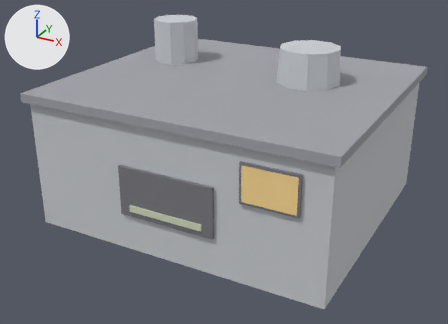
A saved change to the OBJ model Models/paste_dispenser.obj.
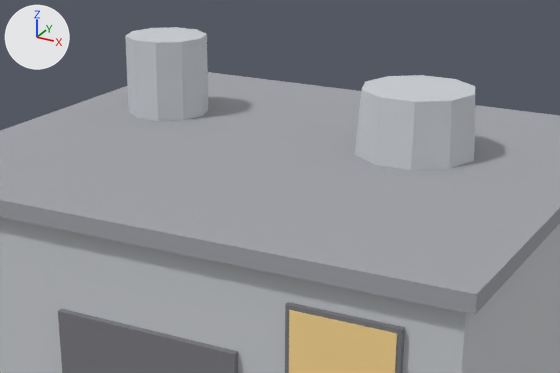
Each version is shown whole from a camera (50 mm lens) standing at (2.59, -5.13, 2.9) and looking at (-0.17, -0.12, 0.39), then close up on the part from 19% to 86% of the width and 0% to 61% of the height. The axes (+X, +Y, +Z) are drawn at upper left. The lights are the same throughout. The older version's two pictures come first. Where no turn or scale is listed for an object, it has been applied to the vertices. Vertices at exactly the same position are counted once.

The scene before the commit, as lines of its bpy script (objects in view):
```python
me_paste_dispenser = bpy.data.meshes.new('paste_dispenser')
me_paste_dispenser.from_pydata(...)  # 172 vertices, 121 faces; spans x -1.45..1.45, y -1.45..1.85, z 0.0..1.7
# faces by material slot: [1, 26, 5, 37, 5, 5, 42]
me_paste_dispenser.materials.append(mat_gun_light)  # its picture is missing
me_paste_dispenser.materials.append(mat_metal)  # its picture is missing
me_paste_dispenser.materials.append(mat_gun_metal)  # its picture is missing
me_paste_dispenser.materials.append(mat_gun_dark)  # its picture is missing
me_paste_dispenser.materials.append(mat_food_paste)  # pale yellow #d4dabf
me_paste_dispenser.materials.append(mat_glow_amber)  # its picture is missing
me_paste_dispenser.materials.append(mat_steam_pipe)  # its picture is missing
ob_paste_dispenser = bpy.data.objects.new('paste_dispenser', me_paste_dispenser)
ob_paste_dispenser.location = (0.0, 0.0, 0.0)
```
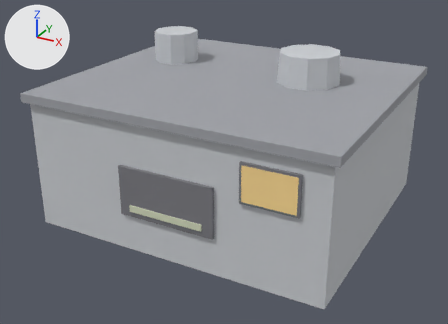
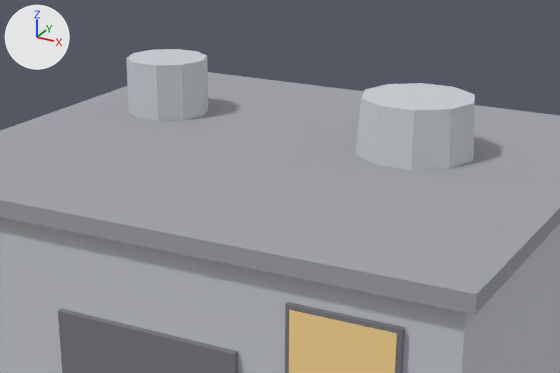
Changed parts and their boxes (x1, y1, x2, y2) in the close-ups (560 x 373 px; the box of a moved part takes in the faces that stretch with it):
'paste_dispenser', reshaped
    before: (0, 27, 560, 373)
    after: (0, 49, 560, 373)
part 1 of me_paste_dispenser, moved or reshaped
    before: (125, 27, 208, 121)
    after: (126, 49, 208, 121)
part 2 of me_paste_dispenser, moved or reshaped
    before: (355, 75, 475, 170)
    after: (356, 83, 475, 170)

What the commit changed:
me_paste_dispenser is used by ob_paste_dispenser; location (0.0, 0.0, 0.0).
me_paste_dispenser had 172 vertices, 121 faces and spanned x -1.45..1.45, y -1.45..1.85, z 0.0..1.7.
me_paste_dispenser now has 172 vertices, 121 faces and spans x -1.45..1.45, y -1.45..1.85, z 0.0..1.58.
me_paste_dispenser part 1: the loose piece of 20 vertices spanning x -1.12..-0.68, y -0.01..0.41, z 1.28..1.7 is moved by (0.0, 0.0, -0.12).
me_paste_dispenser part 2: the loose piece of 20 vertices spanning x 0.3..0.9, y -0.19..0.39, z 1.28..1.6 is moved by (0.0, 0.0, -0.04).
